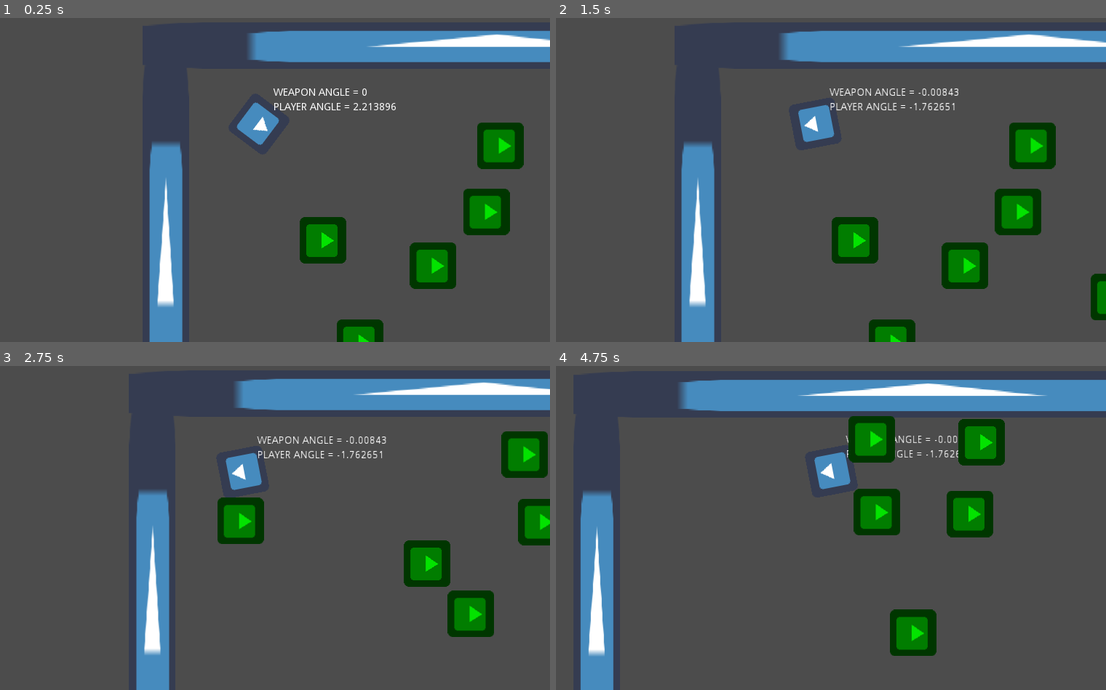
Above: before the commit, frames 1-4 (two rows, left to right).
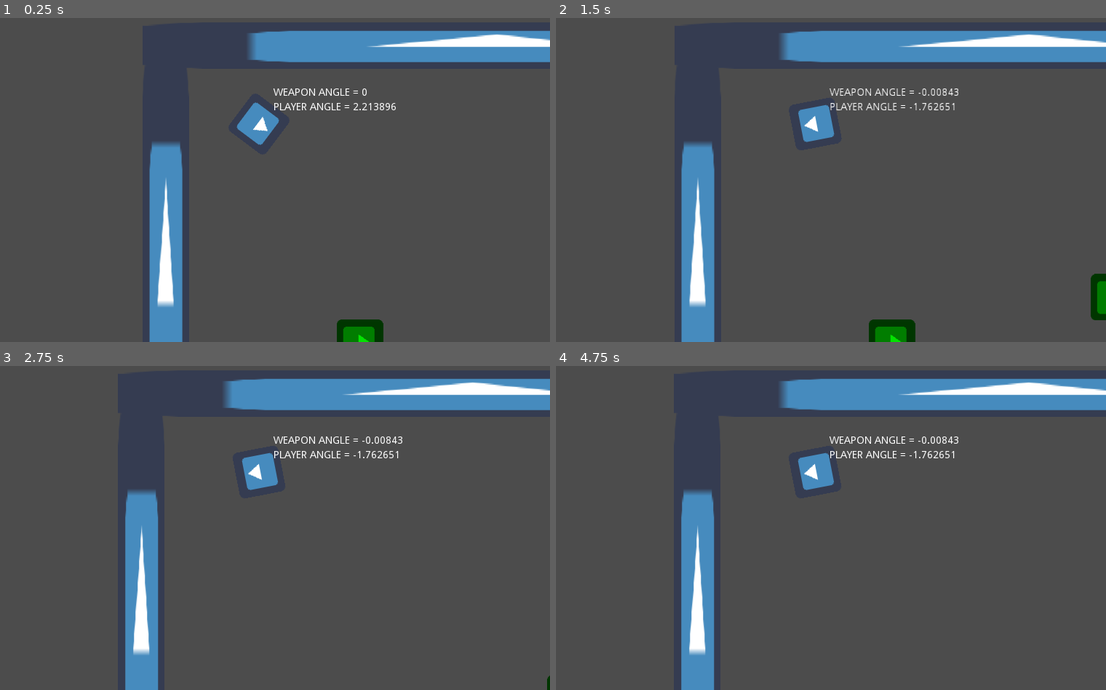
Above: after the commit, the same moments.

Repository: Cuppit/adv2
Game: Godot game, scene res://DebugRoom.tscn
Two runs of this game, one before a commit and one after it. Both use one fixed random seed, a clock stepped at 60 frames per second and the inputs below. The engine's default icon, where the game draws it, is replaced by a stand-in: a white triangle on a blue panel in a dark square.
Inputs (mouse positions are in pixels of both pictures, inside the frame that each line leads up to):
- Up to frame 1 (0.25 s): no input
- Up to frame 2 (1.5 s): tap Enter at 0.5 s; move the mouse to (941, 102) at 0.52 s; hold Right (ui_right) 0.53-1.28 s; click (941, 102) at 0.6 s; move the mouse to (699, 144) at 1.27 s; hold Down (ui_down) from 1.28 s (still down); click (699, 144) at 1.35 s
- Up to frame 3 (2.75 s): move the mouse to (319, 375) at 2.02 s; release Down (ui_down) at 2.03 s; hold Right (ui_right) from 2.03 s (still down); click (319, 375) at 2.1 s
- Up to frame 4 (4.75 s): move the mouse to (787, 560) at 2.77 s; release Right (ui_right) at 2.78 s; hold Up (ui_up) 2.78-3.53 s; click (787, 560) at 2.85 s; move the mouse to (990, 537) at 3.52 s; hold Left (ui_left) from 3.53 s (still down); click (990, 537) at 3.6 s; move the mouse to (638, 408) at 4.27 s; click (638, 408) at 4.35 s

The runs differ from the first frame. In frame 1, 4.8% of the frame differs, in the area x 54-96%, y 32-84%; in frame 2, 4.8%; in frame 3, 11%; in frame 4, 18%, in the area x 4-100%, y 3-100%.

Commit message:
FINALLY SOLVED problem of enemies orbiting around target instead of moving directly towards target.  Now just need to figure out where to go from here, if anywhere.

Diff:
--- a/DebugRoom.tscn
+++ b/DebugRoom.tscn
@@ -80,18 +80,3 @@
 
 [node name="Enemy2" parent="." instance=ExtResource( 5 )]
 position = Vector2( 540.326, 314.66 )
-
-[node name="Enemy3" parent="." instance=ExtResource( 5 )]
-position = Vector2( 567.873, 182.227 )
-
-[node name="Enemy4" parent="." instance=ExtResource( 5 )]
-position = Vector2( 335.85, 271.222 )
-
-[node name="Enemy5" parent="." instance=ExtResource( 5 )]
-position = Vector2( 184.347, 236.26 )
-
-[node name="Enemy6" parent="." instance=ExtResource( 5 )]
-position = Vector2( 428.023, 105.946 )
-
-[node name="Enemy7" parent="." instance=ExtResource( 5 )]
-position = Vector2( 408.953, 197.06 )
--- a/Enemy.gd
+++ b/Enemy.gd
@@ -88,9 +88,8 @@
 
 func follow_target():
 		if (target != null):
-			var direction = target.position - position
-			direction = direction.normalized()
-			velocity += direction * speed
+
+			velocity = (target.position - position).normalized() * speed
 
 func _on_AggroRadius_body_entered(body):
 
--- /dev/null
+++ b/EnemyDebugLabels.gd
@@ -0,0 +1,16 @@
+xtends Node2D
+
+
+# Declare member variables here. Examples:
+# var a = 2
+# var b = "text"
+
+
+# Called when the node enters the scene tree for the first time.
+func _ready():
+	pass # Replace with function body.
+
+
+# Called every frame. 'delta' is the elapsed time since the previous frame.
+#func _process(delta):
+#	pass
Not shown, added: Design Notes/20210613_1642_MAJOR ROADBLOCK overcome.txt
